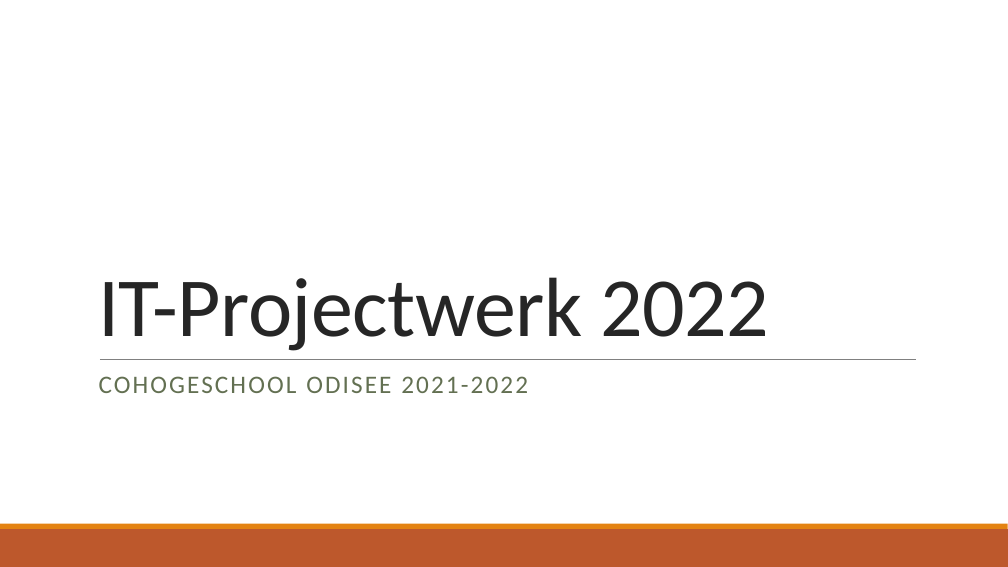
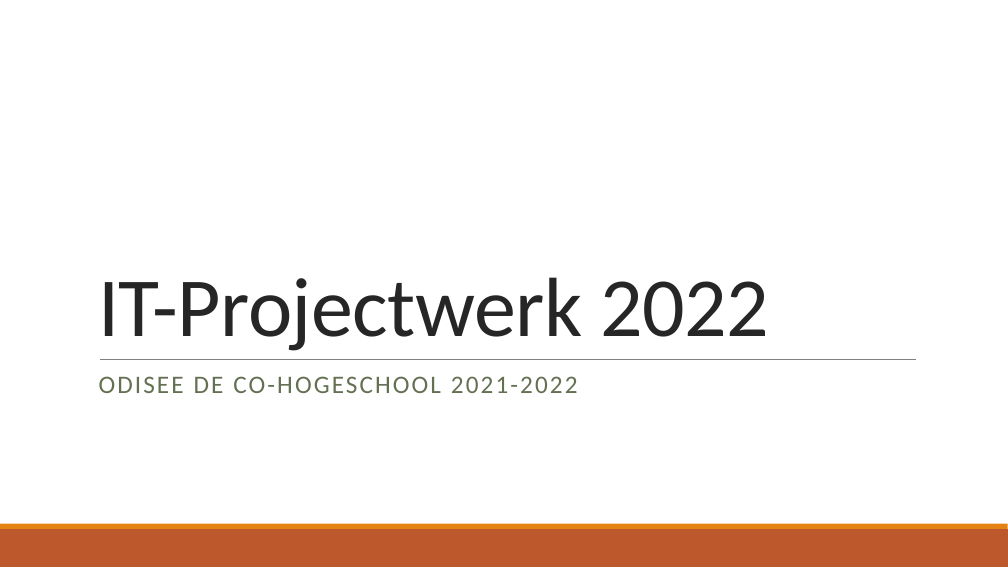
Before and after one commit to JouriTas/Projectwerk-IT-project, a slide deck: slide 1 of Scrum Artifacts/Sprint5/IT-Projectwerk 2022.pptx. Drawn at 1008x567 pixels with LibreOffice and Linux fonts; fonts in the diff are those of the drawing. Boxes give left, top, right and bottom in pixels: in the first picture for what was removed or moved away, otherwise in the second. Text is boxed around its words. In the diff, an @@ line names an element or a change of style, - is before the commit and + after.

```diff
--- a/Scrum Artifacts/Sprint5/IT-Projectwerk 2022.pptx
+++ b/Scrum Artifacts/Sprint5/IT-Projectwerk 2022.pptx
@@ subtitle at [99, 376, 578, 393]: text changed @@
-COHOGESCHOOL ODISEE 2021-2022
+ODISEE DE CO-HOGESCHOOL 2021-2022
```
Also in this commit, not shown: 1 other slide changed, 8 slides added, 1 slide removed.
